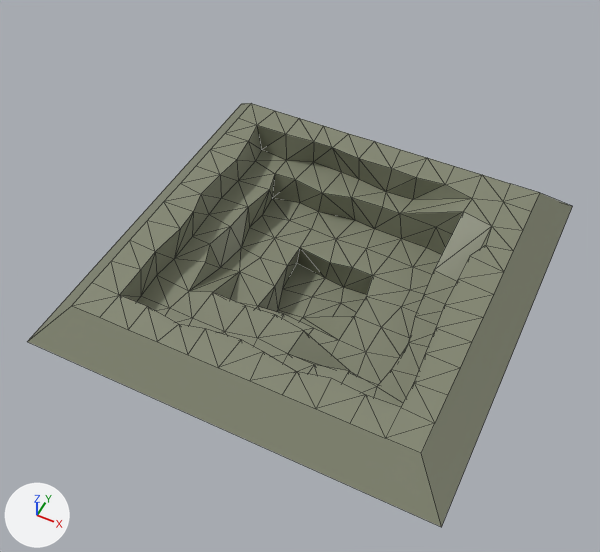
Two versions of the FBX model Ascendancy/Assets/Entities/Models/Buildings/Quarry/quarry.fbx, one commit apart.
Both versions are drawn from a 50 mm lens placed at (6.88, -15.07, 18.2), pointed at (-0.13, -1.04, 0.67). Lighting does not change. The marker at lower left points along +X, +Y and +Z. Mesh edges are drawn as thin lines. Where no turn or scale is listed for an object, it has been applied to the vertices.

The scene before the commit, as lines of its bpy script (objects in view):
```python
me_cube_001 = bpy.data.meshes.new('Cube.001')
me_cube_001.from_pydata(...)  # 214 vertices, 378 faces; spans x -6.0..6.0, y -6.0..6.0, z -2.52..0.51
me_cube_001.materials.append(mat_stone)  # grey #838671
ob_cube = bpy.data.objects.new('Cube', me_cube_001)
ob_cube.location = (0.0, 0.0, 0.5)
```
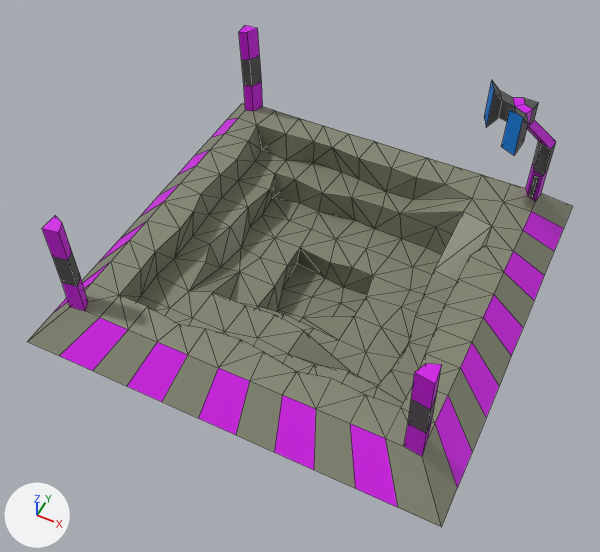
What differs and where, as boxes (x1, y1, x2, y2) in the pictures (600 x 552 px):
'Cube', reshaped (18% taller)
    before: (27, 103, 573, 527)
    after: (27, 25, 573, 527)

The edits, one by one:
Material 'Metal' (mat_metal) is new.
Its base color is (0.0835, 0.0835, 0.0835) (dark grey #525252).
Material 'PlayerColor' (mat_playercolor) is new.
Its base color is (0.643, 0.0, 0.8) (pink #d200e7).
Material 'LightGlass' (mat_lightglass) is new.
Its base color is (0.0, 0.219, 0.8) (blue #0081e7).
me_cube_001 is used by ob_cube; location (0.0, 0.0, 0.5).
me_cube_001 had 214 vertices, 378 faces and spanned x -6.0..6.0, y -6.0..6.0, z -2.52..0.51.
me_cube_001 now has 348 vertices, 504 faces and spans x -6.0..6.0, y -6.0..6.0, z -2.52..4.42.
Part 1, on me_cube_001:
4 vertices are removed from x -5.0..5.0, y -5.0..5.0, z 0.5.
12 faces are deleted.
107 vertices are added at x -6.0..6.0, y -6.0..6.0, z -0.5..4.42.
13 new vertices lie (0.0, 0.0, 1.0) away from vertices in x -5.04..5.04, y -5.04..5.04, z 0.46..1.5.
6 new vertices lie (-0.02, -0.02, 1.0) away from vertices in x -5.0..5.04, y -5.04..4.66, z 1.46..1.5.
6 new vertices lie (-0.02, -0.02, 1.0) away from vertices in x -5.02..5.02, y -5.06..4.64, z 2.46..2.5.
6 new vertices lie (0.0, 0.0, 0.57) away from vertices in x 3.28..4.39, y 3.28..4.39, z 3.46..3.5.
32 new faces join them, mat_stone (grey #838671).
64 new faces join them, mat_playercolor (pink #d200e7).
40 new faces join them, mat_metal (dark grey #525252).
2 new faces join them, mat_lightglass (blue #0081e7).
me_cube_001 now uses material mat_metal (dark grey #525252).
me_cube_001 now uses material mat_playercolor (pink #d200e7).
me_cube_001 now uses material mat_lightglass (blue #0081e7).
